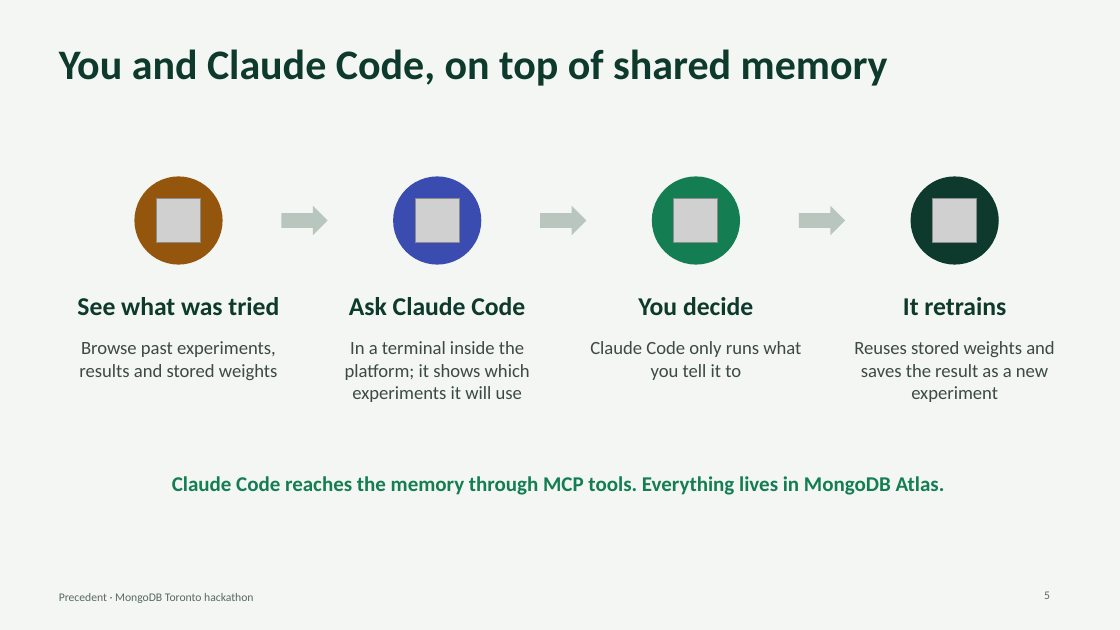
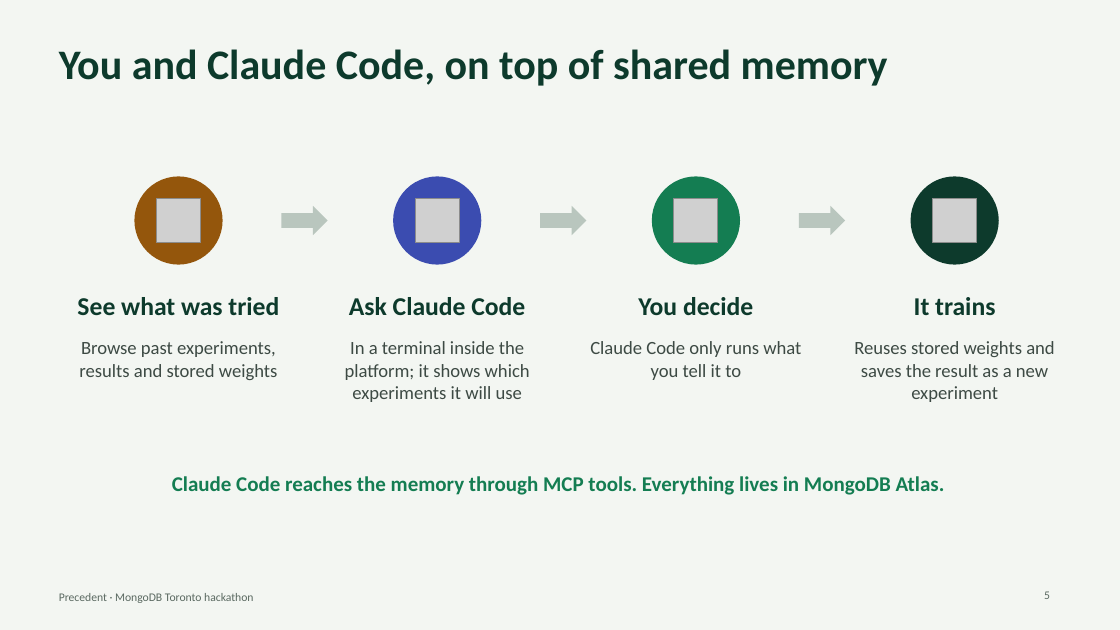
Before and after one commit to SalmaRoshdy-YG/Hackathon-project, a slide deck: slide 5 of docs/deck/precedent-deck.pptx. Drawn at 1120x630 pixels with LibreOffice and Linux fonts; fonts in the diff are those of the drawing; grey boxes stand for pictures. Boxes give left, top, right and bottom in pixels: in the first picture for what was removed or moved away, otherwise in the second. Text is boxed around its words. In the diff, an @@ line names an element or a change of style, - is before the commit and + after.

```diff
--- a/docs/deck/precedent-deck.pptx
+++ b/docs/deck/precedent-deck.pptx
@@ text at <box>914,297,995,315</box>: text changed @@
-It retrains
+It trains
```
Also in this commit, not shown: 4 other slides changed, 17 other files.
